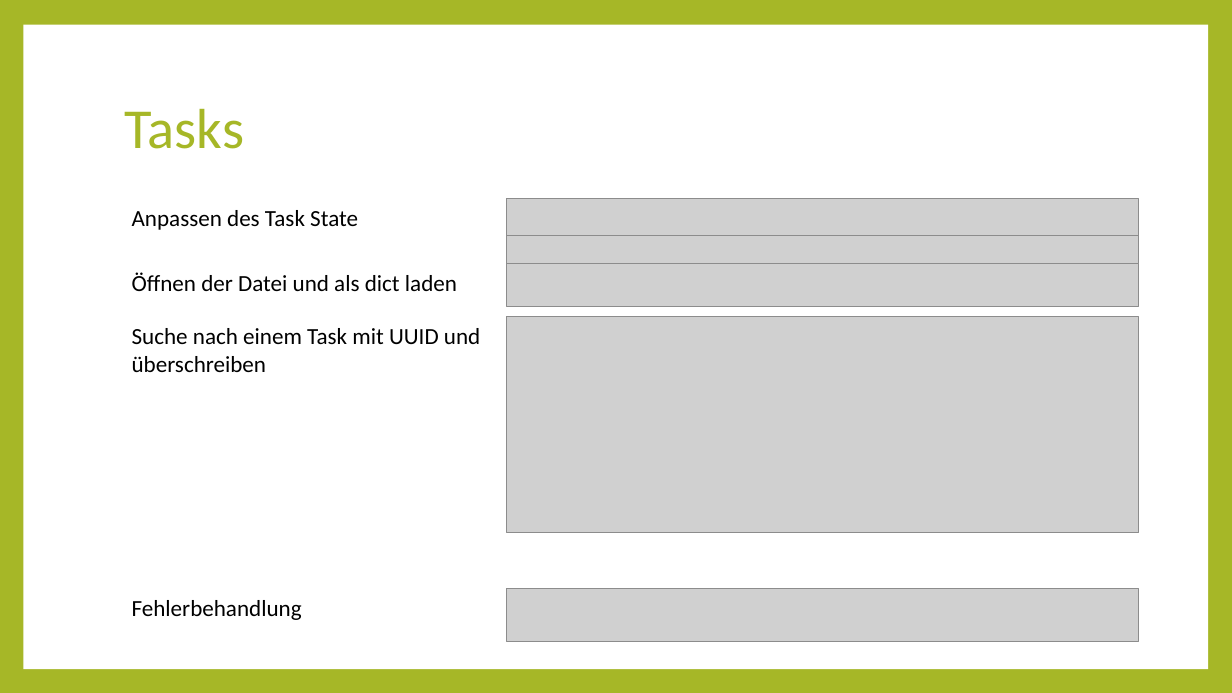
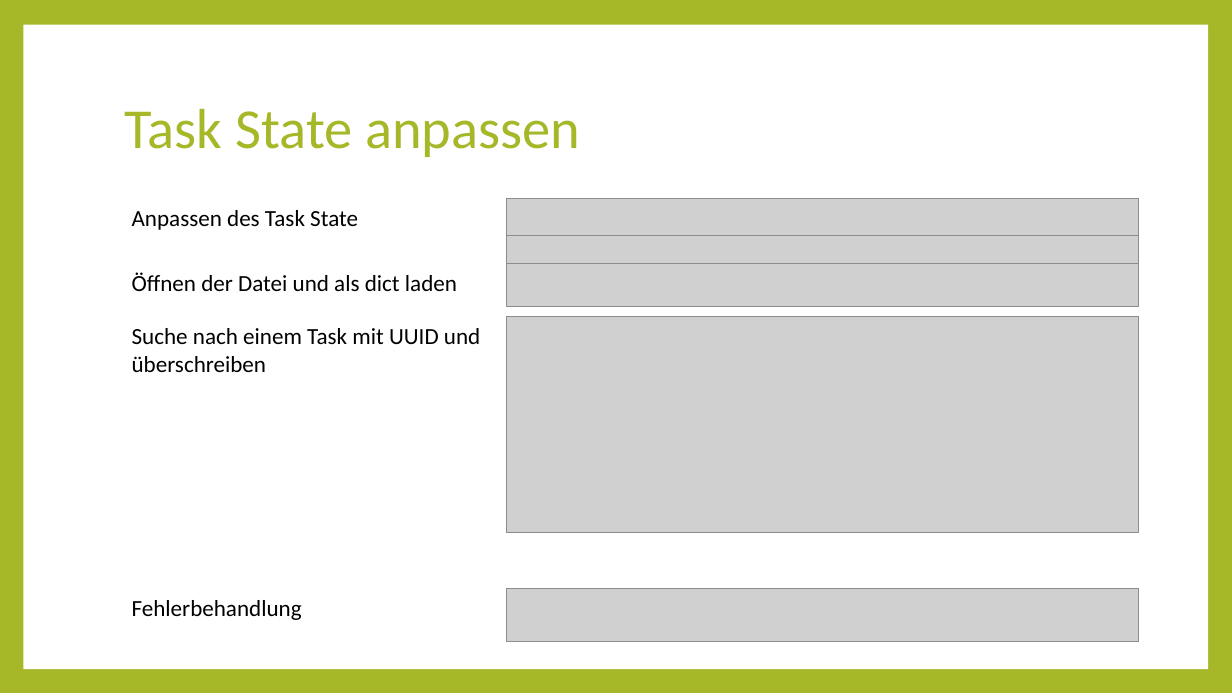
Before and after one commit to errorsHurt/KivyTodoList, a slide deck: slide 10 of dokumentation/Kivy Präsi.pptx (slide 7 before the commit). Drawn at 1232x693 pixels with LibreOffice and Linux fonts; fonts in the diff are those of the drawing; grey boxes stand for pictures. Boxes give left, top, right and bottom in pixels: in the first picture for what was removed or moved away, otherwise in the second. Text is boxed around its words. In the diff, an @@ line names an element or a change of style, - is before the commit and + after.

```diff
--- a/dokumentation/Kivy Präsi.pptx
+++ b/dokumentation/Kivy Präsi.pptx
@@ title at bbox=[125, 108, 580, 157]: text changed @@
-Tasks
+Task State anpassen
```
Also in this commit, not shown: 2 other slides changed, 4 slides added.
